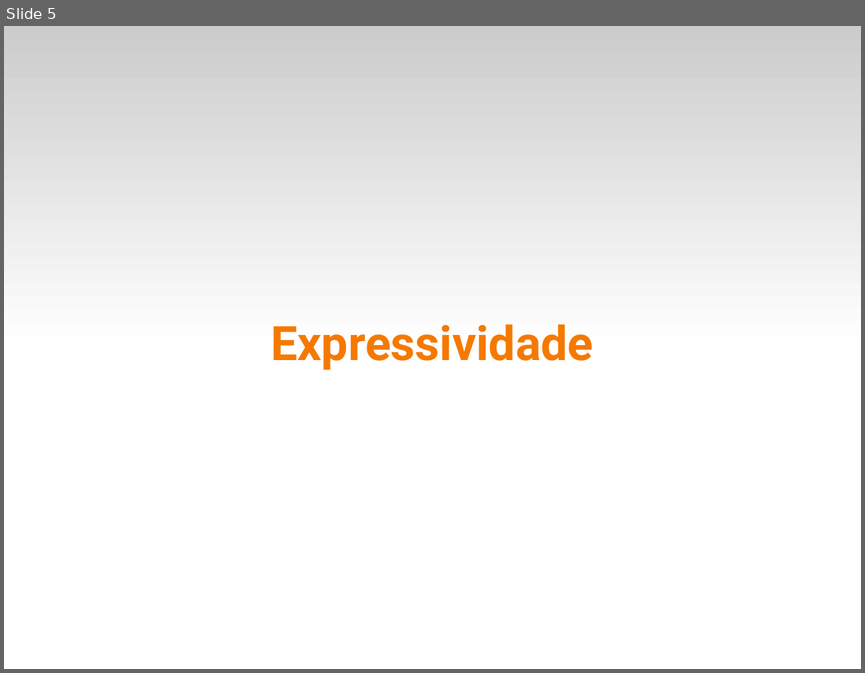
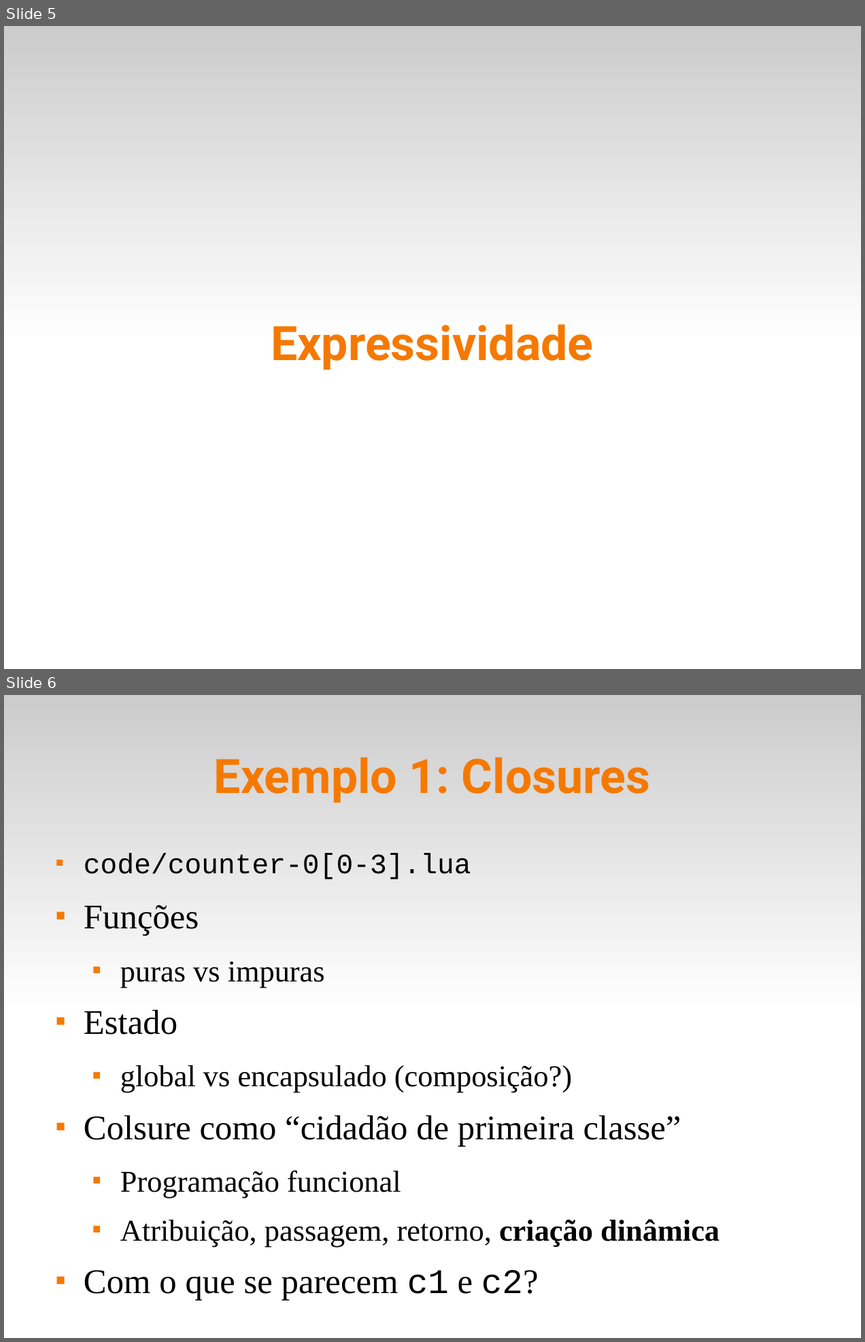
Before and after one commit to fsantanna-uerj/EDL, a slide deck: slides/lua.odp. Shown one above the other, each under a label of ours: slide 5 before the commit, slides 5 and 6 after it. The pictures are 865x673 and 865x1342 pixels, drawn with LibreOffice and Linux fonts; fonts in the diff are those of the drawing. Boxes give left, top, right and bottom in pixels: in the first picture for what was removed or moved away, otherwise in the second. Text is boxed around its words. In the diff, an @@ line names an element or a change of style, - is before the commit and + after.

```diff
--- a/slides/lua.odp
+++ b/slides/lua.odp
@@ slide 6 added at bbox=[4, 695, 861, 1338], background #FFFFFF; not listed: 1 template element that a slide beside it also shows @@
@@ title added at bbox=[214, 757, 650, 802], 44 pt, text #F57900, bold @@
+Exemplo 1: Closures
@@ text added at bbox=[84, 853, 719, 1300], 28 pt, text #000000 @@
+■ code/counter-0[0-3].lua
+■ Funções
+  ■ puras vs impuras
+■ Estado
+  ■ global vs encapsulado (composição?)
+■ Colsure como “cidadão de primeira classe”
+  ■ Programação funcional
+  ■ Atribuição, passagem, retorno, criação dinâmica
+■ Com o que se parecem c1 e c2?
```
Also in this commit, not shown: 4 other slides added, 5 other files.
